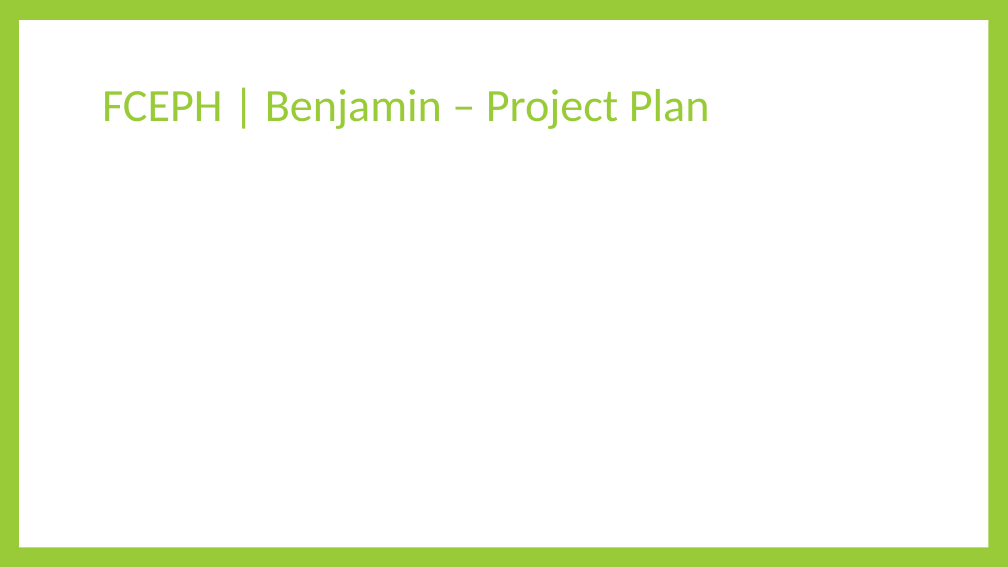
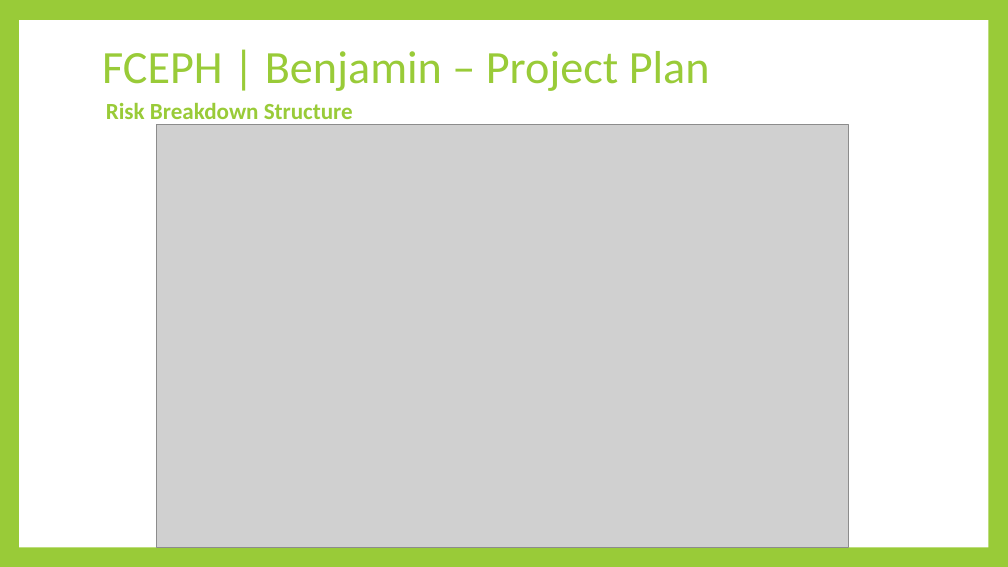
Before and after one commit to AKLBeast/AKLbeast-, a slide deck: slide 12 of Documentation/Group 3 -FCEPH Final.pptx. Drawn at 1008x567 pixels with LibreOffice and Linux fonts; fonts in the diff are those of the drawing; grey boxes stand for pictures. Boxes give left, top, right and bottom in pixels: in the first picture for what was removed or moved away, otherwise in the second. Text is boxed around its words. In the diff, an @@ line names an element or a change of style, - is before the commit and + after.

```diff
--- a/Documentation/Group 3 -FCEPH Final.pptx
+++ b/Documentation/Group 3 -FCEPH Final.pptx
@@ title "FCEPH | Benjamin – Project ...": place and size @@
-title "FCEPH | Benjamin – Project ..." at bbox=[102, 89, 710, 129]
+title "FCEPH | Benjamin – Project ..." at bbox=[102, 51, 710, 91]
@@ text added at bbox=[106, 102, 353, 126], 22 pt, text #99CB38, bold @@
+Risk Breakdown Structure
@@ picture added at bbox=[157, 125, 848, 548] @@
```
Also in this commit, not shown: 6 other slides changed, 1 slide added, 1 slide removed.
